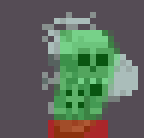
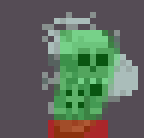
Revision of a layered 144 x 138 image; what changed, layer by layer:
added group "MoveCarry" with 4 layers above "Stand" over [114, 30, 120, 54]
added layer "MoveCarry01.png" in group "MoveCarry" over [114, 30, 120, 54]
added layer "MoveCarry02.png" in group "MoveCarry" over [114, 30, 120, 54]
added layer "MoveCarry03.png" in group "MoveCarry" over [114, 30, 120, 54]
added layer "MoveCarry04.png" in group "MoveCarry" over [114, 30, 120, 54]
added group "StandCarry" with 1 layers above "TalkHead" over [114, 30, 120, 54]
added layer "StandCarry01.png" in group "StandCarry" over [114, 30, 120, 54]
